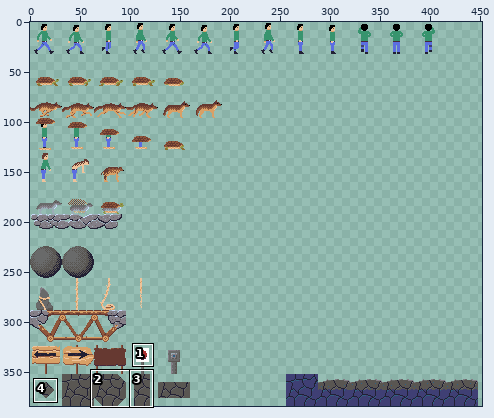
Edited in one commit: sprite sheet (android/assets/img/spritesheet.png). The first picture is a wide view before the edit; the outline marks the close-up.
Close-up. Before:
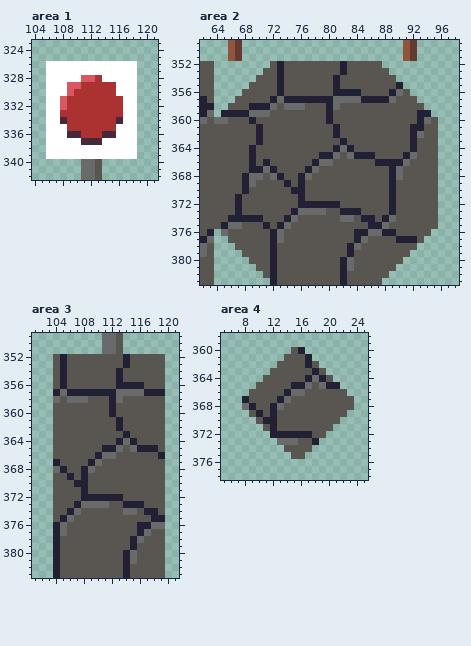
The file is 512x384 pixels. Shown: area 1: x 104..121, y 323..342; area 2: x 62..98, y 349..383; area 3: x 101..121, y 349..383; area 4: x 5..25, y 358..378. The wide view leaves out empty margins. The commit also changed other parts of the picture, which this record leaves out.
Now the later version:
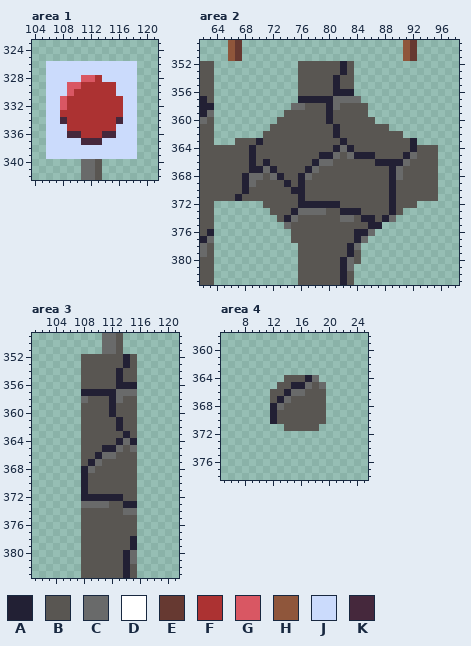
Palette (. is transparent): A #222034  B #595652  C #696a6a  D #ffffff  E #663931  F #ac3232  G #d95763  H #8f563b  J #cbdbfc  K #45283c
The edit:
Changed rows in their new state; - is an unchanged pixel.
Area 1:
first column x 106:
326 JJJJJJJJJJJJJ
327 JJJJJJJJJJJJJ
328 JJJJJ---JJJJJ
329 JJJ-------JJJ
330 JJJ-------JJJ
331 JJ---------JJ
332 JJ---------JJ
333 JJ---------JJ
334 JJ---------JJ
335 JJJ-------JJJ
336 JJJ-------JJJ
337 JJJJJ---JJJJJ
338 JJJJJJJJJJJJJ
339 JJJJJJJJJJJJJ
Area 2:
first column x 64:
352 --------....--------....--------
353 -------.....--------.....-------
354 ------......--------......------
355 -----.......--------.......-----
356 ----........--------........----
357 ---.........---------........---
358 --.........-----------........--
359 -.........------------.........-
360 .........--------------.........
361 ........-----------------.......
362 .......--------------------.....
363 ...--------------------------...
first column x 64:
372 .......----------------------...
373 ........-------------------.....
374 .........-----------------......
375 ..........--------------........
376 -..........------------........-
377 --.........-----------........--
378 ---.........---------........---
379 ----........---------.......----
380 -----.......---------......-----
381 ------......--------......------
382 -------.....--------.....-------
383 --------....--------....--------
Area 3:
first column x 104:
352 ....--------....
353 ....--------....
354 ....--------....
355 ....--------....
356 ....--------....
357 ....--------....
358 ....--------....
359 ....--------....
360 ....--------....
361 ....--------....
362 ....--------....
363 ....--------....
364 ....--------....
365 ....--------....
366 ....--------....
367 ....--------....
368 ....--------....
369 ....--------....
370 ....--------....
371 ....--------....
372 ....--------....
373 ....--------....
374 ....--------....
375 ....--------....
376 ....--------....
377 ....--------....
378 ....--------....
379 ....--------....
380 ....--------....
381 ....--------....
382 ....--------....
383 ....--------....
Area 4:
first column x 8:
360 -------..-------
361 ------....------
362 -----......-----
363 ----........----
364 ---...-----..---
365 --...-------..--
366 -...--------...-
367 ....--------....
368 ....--------....
369 -...--------...-
370 --..--------..--
371 ---...-----..---
372 ----........----
373 -----......-----
374 ------....------
375 -------..-------
Where, in picture pixels (left, top, right, bottom), the same in both close-ups:
changed: (46, 61, 137, 159)
erased: (214, 61, 298, 145)
erased: (354, 61, 438, 145)
erased: (214, 201, 298, 285)
erased: (354, 201, 438, 285)
erased: (53, 354, 81, 578)
erased: (137, 354, 165, 578)
erased: (242, 347, 354, 459)
